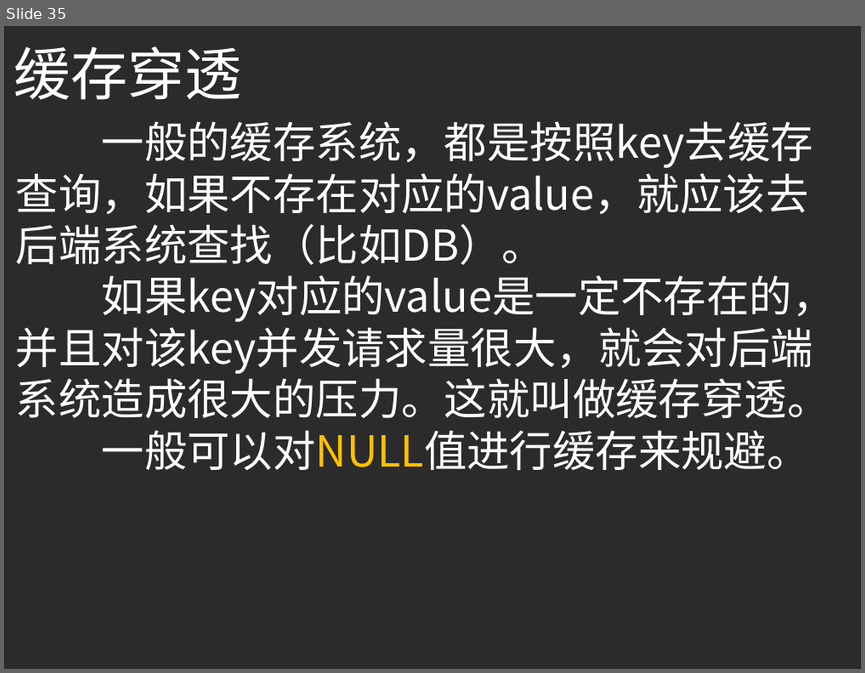
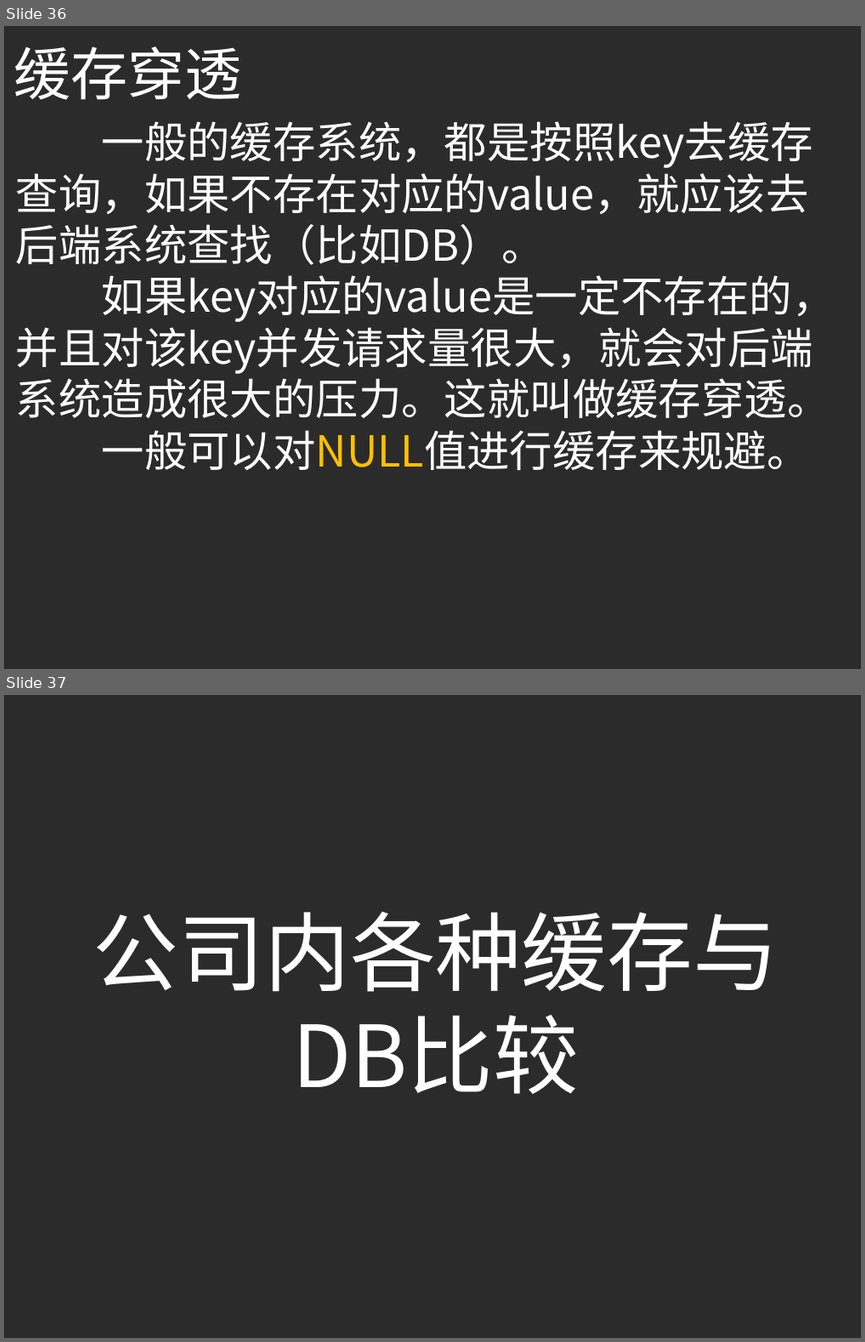
Before and after one commit to yellowb/redis-application-sharing, a slide deck: doc/SD_EP01_Redis_Adv_Application.pptx. Shown one above the other, each under a label of ours: slide 35 before the commit, slides 36 and 37 after it. The pictures are 865x673 and 865x1342 pixels, drawn with LibreOffice and Linux fonts; fonts in the diff are those of the drawing; background and template pictures are left out; a plain dark background stands for a picture behind light text. Boxes give left, top, right and bottom in pixels: in the first picture for what was removed or moved away, otherwise in the second. Text is boxed around its words. In the diff, an @@ line names an element or a change of style, - is before the commit and + after.

```diff
--- a/doc/SD_EP01_Redis_Adv_Application.pptx
+++ b/doc/SD_EP01_Redis_Adv_Application.pptx
@@ slide 37 added at (4, 695, 861, 1338), background picture (left out) @@
@@ title added at (93, 912, 778, 1094), 72 pt, text #FFFFFF @@
+公司内各种缓存与DB比较
@@ what was slide 35 is now slide 36 @@
```
Also in this commit, not shown: 3 other slides added.
